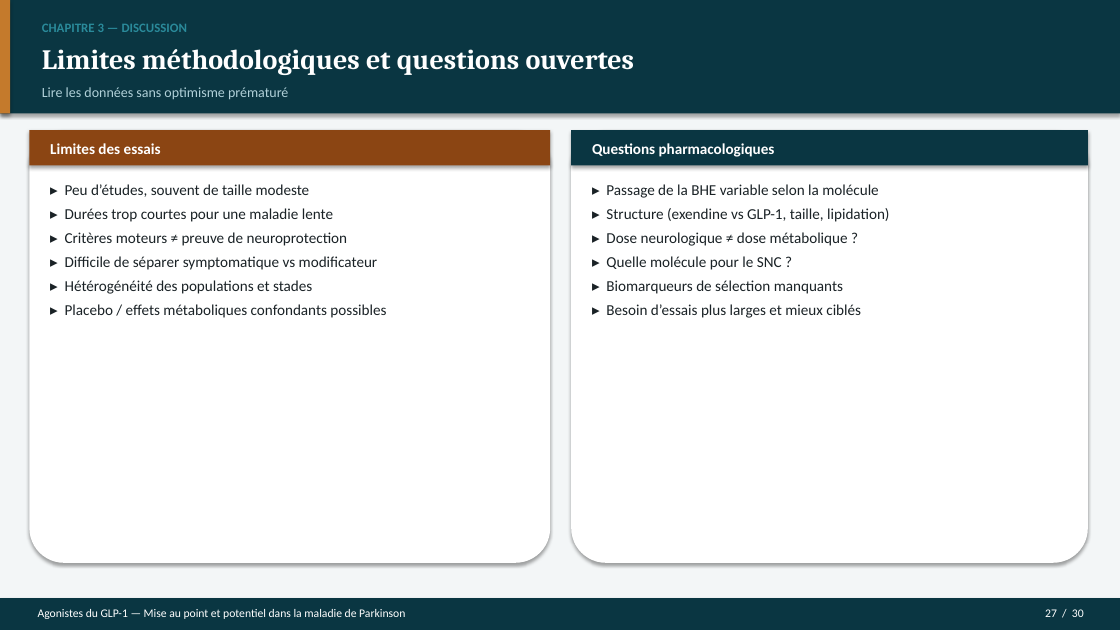
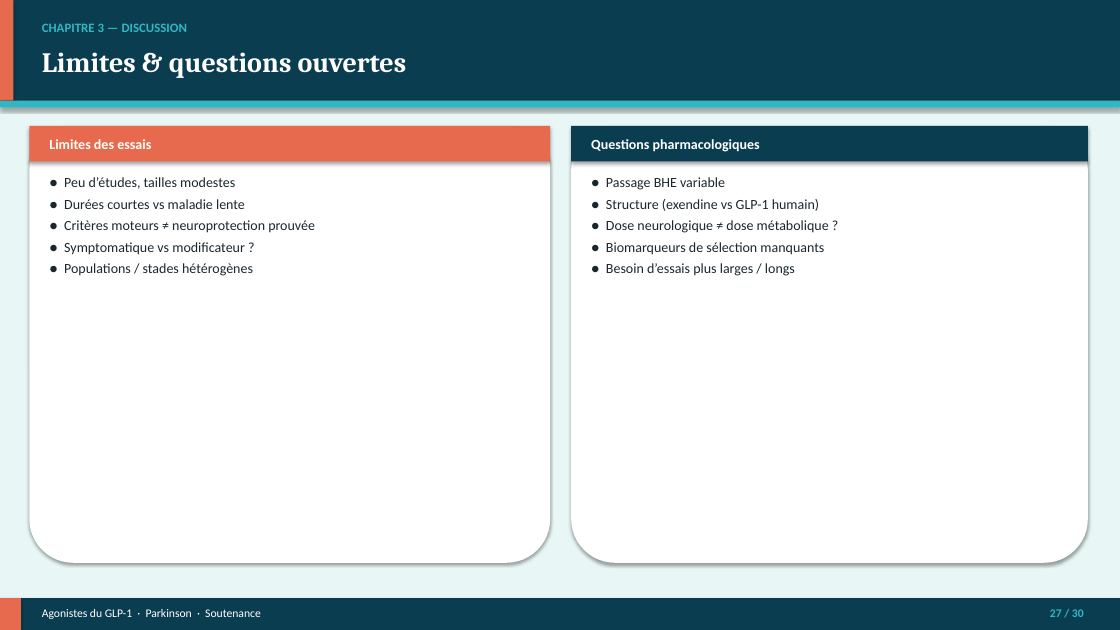
Before and after one commit to Mashtal-Platform/mashtal-platform, a slide deck: slide 27 of docs/presentation/Soutenance_GLP1_Parkinson.pptx. Drawn at 1120x630 pixels with LibreOffice and Linux fonts; fonts in the diff are those of the drawing. Boxes give left, top, right and bottom in pixels: in the first picture for what was removed or moved away, otherwise in the second. Text is boxed around its words. In the diff, an @@ line names an element or a change of style, - is before the commit and + after.

```diff
--- a/docs/presentation/Soutenance_GLP1_Parkinson.pptx
+++ b/docs/presentation/Soutenance_GLP1_Parkinson.pptx
@@ rectangle at <box>0,0,1120,630</box>: fill #F3F6F7 to #E8F7F5 @@
@@ fill #0A3642 to #0A3D4F in 3 elements at <box>0,598,1120,630</box>, <box>571,126,1088,161</box>, <box>0,0,1120,101</box> @@
@@ rectangle: place and size @@
-rectangle at <box>0,0,1120,113</box>
+rectangle at <box>0,0,1120,101</box>
@@ rectangle: place and size @@
-rectangle at <box>0,0,10,113</box>
+rectangle at <box>0,0,13,101</box>
@@ rectangle at <box>0,0,13,101</box>: fill #C47A2C to #E86A4E @@
@@ text "CHAPITRE 3 — DISCUSSION" at <box>42,23,188,32</box>: text colour #2A8A9A to #2EB8C4 @@
@@ text at <box>42,52,407,78</box>: text changed @@
-Limites méthodologiques et questions ouvertes
+Limites & questions ouvertes
@@ text removed at <box>42,87,288,100</box> @@
-Lire les données sans optimisme prématuré
@@ rectangle added at <box>0,101,1120,108</box>, fill #2EB8C4 @@
@@ rounded rectangle: place and size @@
-rounded rectangle at <box>29,130,550,563</box>
+rounded rectangle at <box>29,126,550,563</box>
@@ rounded rectangle at <box>29,126,550,563</box>: proportions changed @@
@@ rectangle: place and size @@
-rectangle at <box>29,130,550,166</box>
+rectangle at <box>29,126,550,161</box>
@@ rectangle at <box>29,126,550,161</box>: fill #8B4513 to #E86A4E @@
@@ text "Limites des essais" at <box>49,139,151,149</box>: size 13 to 12 pt @@
@@ rounded rectangle at <box>571,126,1088,563</box>: proportions changed @@
@@ rounded rectangle: place and size @@
-rounded rectangle at <box>571,130,1088,563</box>
+rounded rectangle at <box>571,126,1088,563</box>
@@ rectangle: place and size @@
-rectangle at <box>571,130,1088,166</box>
+rectangle at <box>571,126,1088,161</box>
@@ text "Questions pharmacologiques" at <box>591,139,760,152</box>: size 13 to 12 pt @@
@@ text at <box>64,177,315,276</box>: text changed; size 13 to 12 pt; text colour #1A2226 to #1A282E @@
-▸ Peu d’études, souvent de taille modeste
-▸ Durées trop courtes pour une maladie lente
-▸ Critères moteurs ≠ preuve de neuroprotection
-▸ Difficile de séparer symptomatique vs modificateur
-▸ Hétérogénéité des populations et stades
-▸ Placebo / effets métaboliques confondants possibles
+● Peu d’études, tailles modestes
+● Durées courtes vs maladie lente
+● Critères moteurs ≠ neuroprotection prouvée
+● Symptomatique vs modificateur ?
+● Populations / stades hétérogènes
@@ text at <box>606,177,829,276</box>: text changed; size 13 to 12 pt; text colour #1A2226 to #1A282E @@
-▸ Passage de la BHE variable selon la molécule
-▸ Structure (exendine vs GLP-1, taille, lipidation)
-▸ Dose neurologique ≠ dose métabolique ?
-▸ Quelle molécule pour le SNC ?
-▸ Biomarqueurs de sélection manquants
-▸ Besoin d’essais plus larges et mieux ciblés
+● Passage BHE variable
+● Structure (exendine vs GLP-1 humain)
+● Dose neurologique ≠ dose métabolique ?
+● Biomarqueurs de sélection manquants
+● Besoin d’essais plus larges / longs
@@ rectangle added at <box>0,598,21,630</box>, fill #E86A4E @@
@@ text at <box>42,609,261,619</box>: text changed @@
-Agonistes du GLP-1 — Mise au point et potentiel dans la maladie de Parkinson
+Agonistes du GLP-1 · Parkinson · Soutenance
@@ text "27 / 30" at <box>1050,609,1084,617</box>: text colour #FFFFFF to #2EB8C4, bold on @@
```
Also in this commit, not shown: 27 other slides changed, 2 slides added, 2 slides removed, 9 other files.
